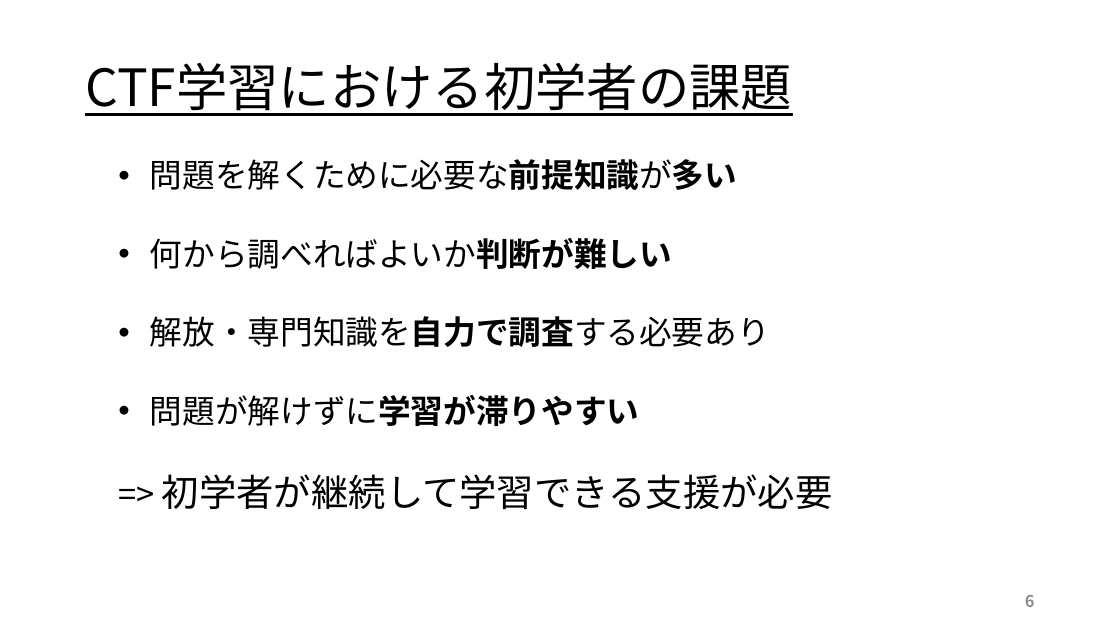
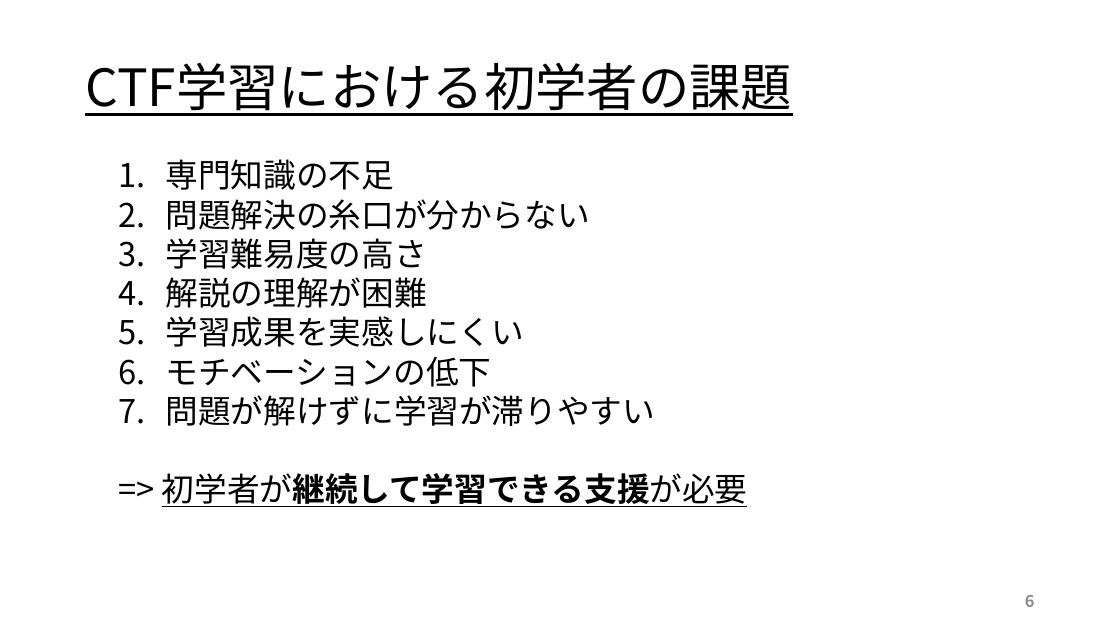
Before and after one commit to kuwaChang/kuwaCTF, a slide deck: slide 6 of 2026-10-15-j123109桑原光太朗.pptx. Drawn at 1120x630 pixels with LibreOffice and Linux fonts; fonts in the diff are those of the drawing. Boxes give left, top, right and bottom in pixels: in the first picture for what was removed or moved away, otherwise in the second. Text is boxed around its words. In the diff, an @@ line names an element or a change of style, - is before the commit and + after.

```diff
--- a/2026-10-15-j123109桑原光太朗.pptx
+++ b/2026-10-15-j123109桑原光太朗.pptx
@@ text at (166, 159, 590, 387): text changed @@
-  • 問題を解くために必要な前提知識が多い
-  • 何から調べればよいか判断が難しい
-  • 解放・専門知識を自力で調査する必要あり
+  1. 専門知識の不足
+  2. 問題解決の糸口が分からない
+  3. 学習難易度の高さ
+  4. 解説の理解が困難
+  5. 学習成果を実感しにくい
+  6. モチベーションの低下
@@ text at (162, 395, 748, 507): bold off in "問題が解けずに学習が滞りやすい"; size 32 to 28 pt, bold on, underline on in "初学者が継続して学習できる支援が必要"; bullet • to 1. @@
```
Also in this commit, not shown: 10 other slides changed, 1 other file.
